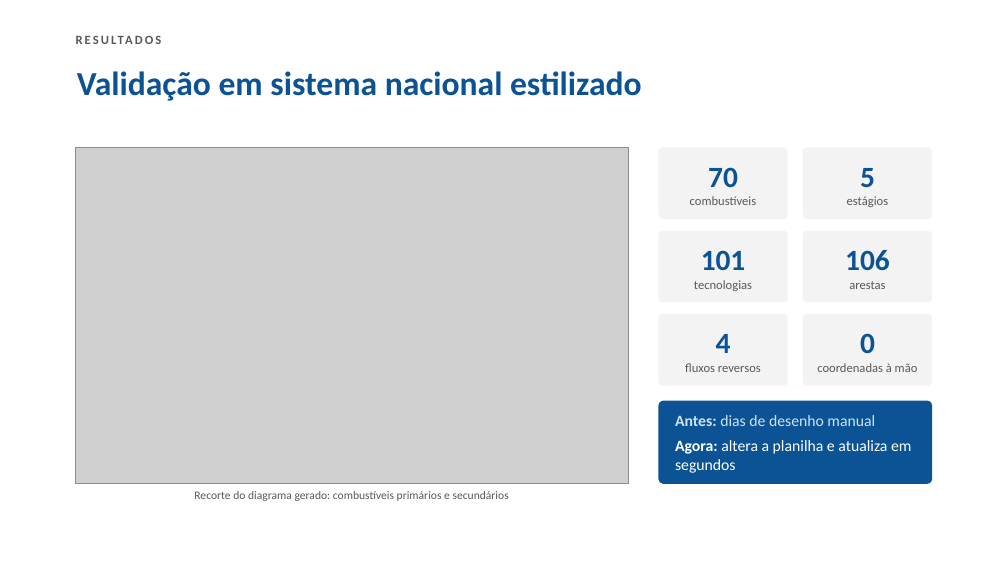
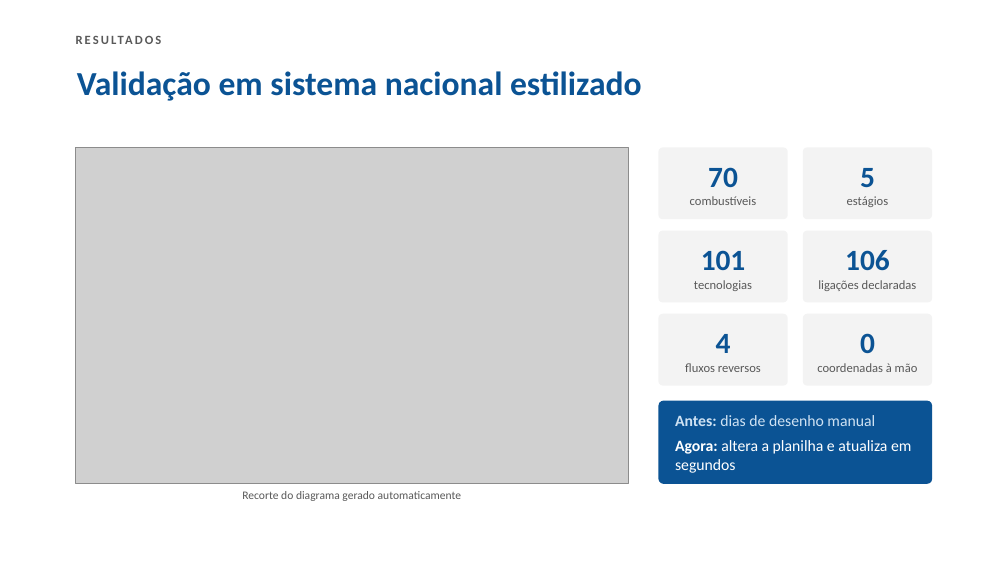
Before and after one commit to Freddieij/DDFE, a slide deck: slide 10 of Apresentacao/Apresentacao_XVI_Seminario_PIBITI.pptx. Drawn at 1008x567 pixels with LibreOffice and Linux fonts; fonts in the diff are those of the drawing; grey boxes stand for pictures. Boxes give left, top, right and bottom in pixels: in the first picture for what was removed or moved away, otherwise in the second. Text is boxed around its words. In the diff, an @@ line names an element or a change of style, - is before the commit and + after.

Commit message:
Apresentação: corrige rótulo de arestas e legenda do panorama
O "106" do slide de validação é o número de linhas da aba Techs, não de
arestas do grafo: cada linha com entrada e saída gera duas setas, e o
grafo real tem 175 arestas (78 de entrada + 97 de saída). O rótulo passa a
"ligações declaradas", mantendo o número alinhado ao relatório final.

A legenda da Figura 7 dizia "combustíveis primários e secundários", mas o
recorte também mostra combustíveis do estágio 3; passa a dizer apenas que
é um recorte do diagrama gerado.

Demais números recontados direto da planilha, do M e do JSON do Deneb e
conferidos (70 combustíveis, 101 tecnologias, 4 fluxos reversos, 556
linhas de M, 16 marcas, 2 px / 45 px).

```diff
--- a/Apresentacao/Apresentacao_XVI_Seminario_PIBITI.pptx
+++ b/Apresentacao/Apresentacao_XVI_Seminario_PIBITI.pptx
@@ text in rounded rectangle at [818, 280, 917, 291]: text changed @@
-arestas
+ligações declaradas
@@ text at [242, 491, 461, 501]: text changed @@
-Recorte do diagrama gerado: combustíveis primários e secundários
+Recorte do diagrama gerado automaticamente
```
Also in this commit, not shown: 2 other files.
